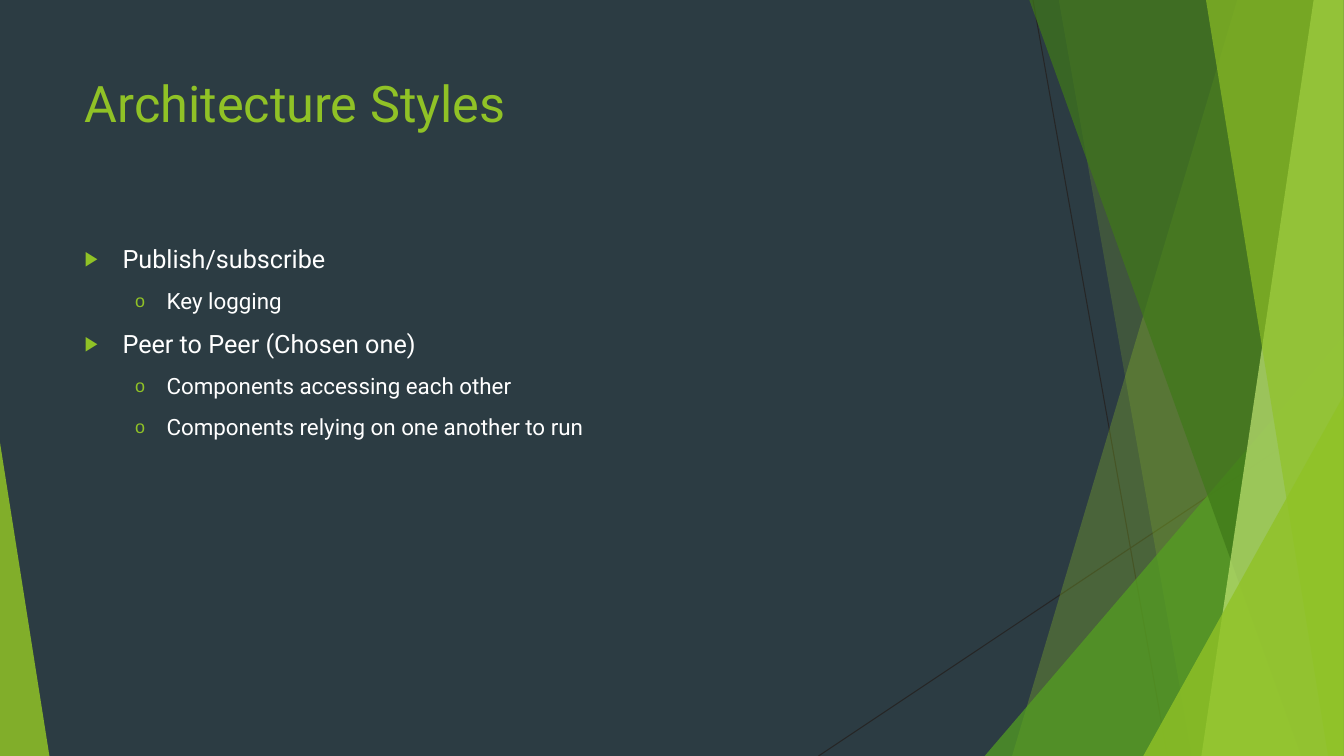
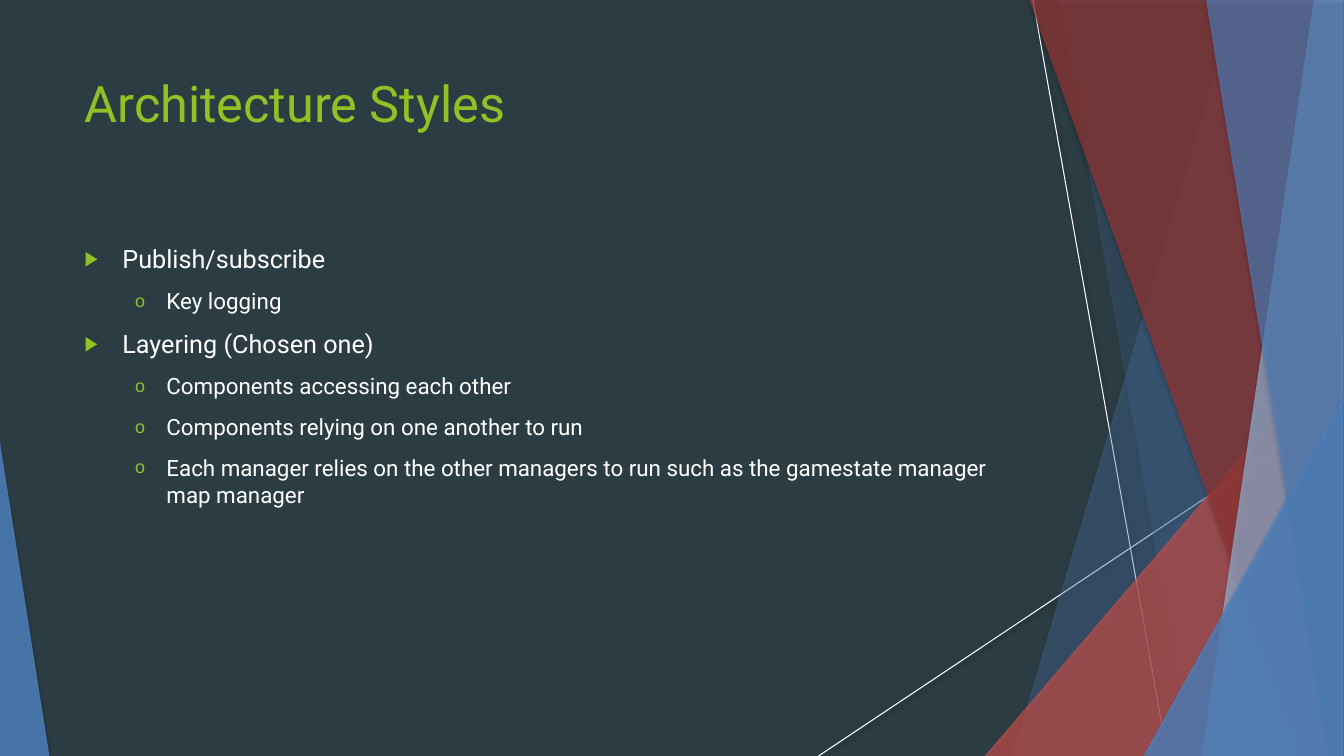
Before and after one commit to NMSU-SDev/team-1, a slide deck: slide 4 of trunk/docs/presentation.pptx. Drawn at 1344x756 pixels with LibreOffice and Linux fonts; fonts in the diff are those of the drawing. Boxes give left, top, right and bottom in pixels: in the first picture for what was removed or moved away, otherwise in the second. Text is boxed around its words. In the diff, an @@ line names an element or a change of style, - is before the commit and + after.

Commit message:
updated presentation

```diff
--- a/trunk/docs/presentation.pptx
+++ b/trunk/docs/presentation.pptx
@@ freeform shape at (x1=1012, y1=0, x2=1344, y2=756): fill #90C226 at 30% opacity to #4F81BD at 30% opacity; shadow on @@
@@ freeform shape at (x1=1029, y1=0, x2=1344, y2=756): fill #3F7819 at 70% opacity to #953735 at 70% opacity; shadow on @@
@@ line (1033, 0) - (1168, 756): stroke #262626 0.75 pt to #FFFFFF 0.74 pt @@
@@ freeform shape at (x1=1059, y1=0, x2=1344, y2=756): fill #90C226 at 20% opacity to #4F81BD at 20% opacity; shadow on; outline redrawn @@
@@ freeform shape at (x1=1202, y1=0, x2=1344, y2=756): fill #C0E474 at 70% opacity to #95B3D7 at 70% opacity; shadow on @@
@@ freeform shape at (x1=1206, y1=0, x2=1344, y2=756): fill #90C226 at 65% opacity to #4F81BD at 65% opacity; shadow on @@
@@ text at (x1=122, y1=333, x2=373, y2=359): text changed @@
-▶ Peer to Peer (Chosen one)
+▶ Layering (Chosen one)
@@ triangle at (x1=985, y1=336, x2=1344, y2=756): fill #54A021 at 72% opacity to #C0504D at 72% opacity; shadow on @@
@@ line (1344, 406) - (819, 756): stroke #262626 0.75 pt to #FFFFFF 0.74 pt @@
@@ triangle at (x1=1143, y1=396, x2=1344, y2=756): fill #90C226 at 80% opacity to #4F81BD at 80% opacity; shadow on @@
@@ triangle at (x1=0, y1=443, x2=49, y2=756): fill #90C226 at 85% opacity to #4F81BD at 85% opacity; shadow on @@
@@ text at (x1=166, y1=459, x2=986, y2=508): paragraph added @@
+  o Each manager relies on the other managers to run such as the gamestate manager map manager
```
Also in this commit, not shown: 5 other slides changed, 1 other file.
